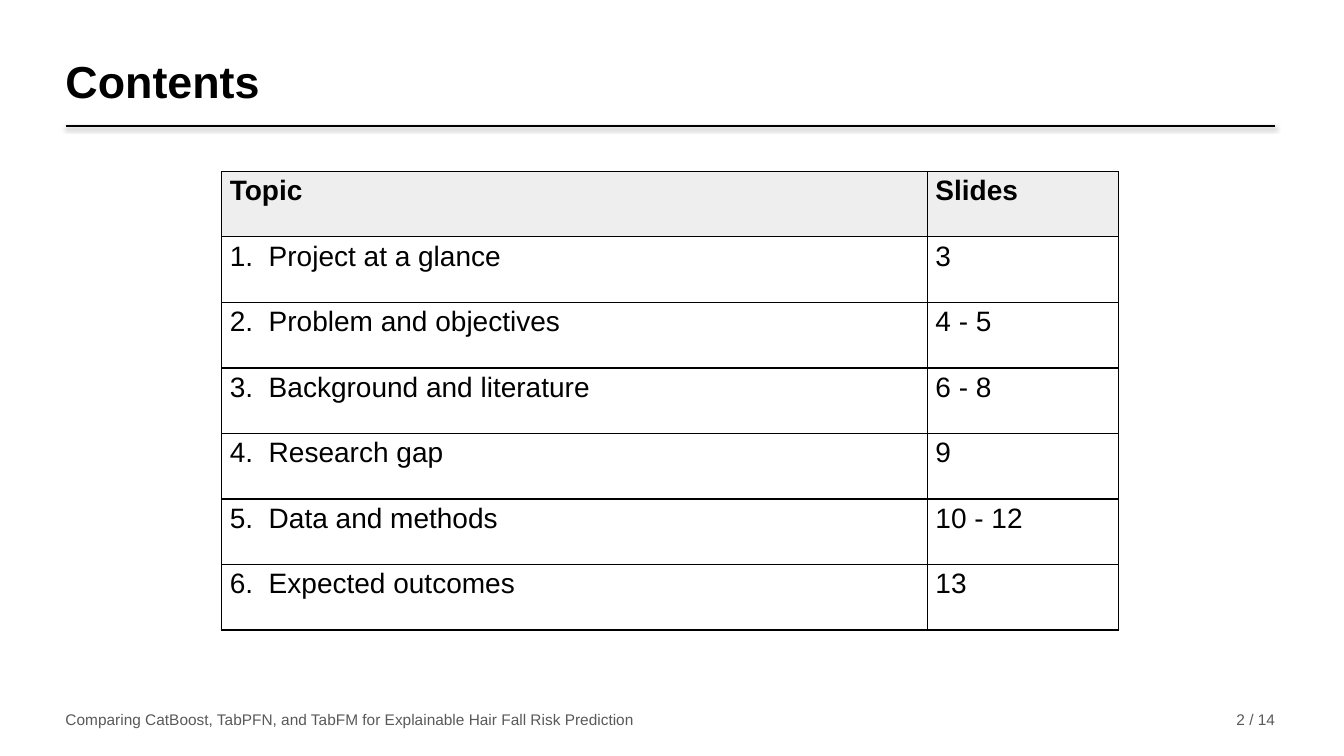
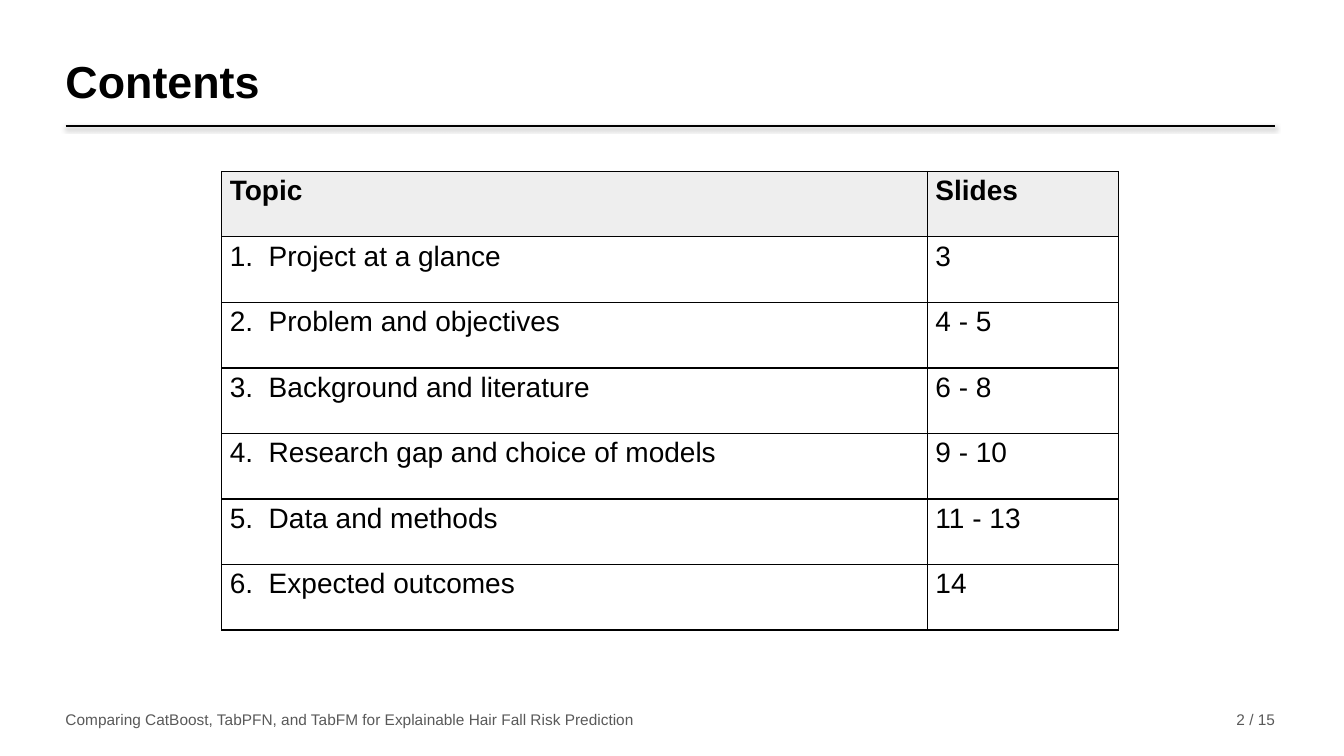
Before and after one commit to nirajanS1211/Hairfall-Thesis, a slide deck: slide 2 of Thesis_Final/Presentation/Hairfall_Presentation.pptx. Drawn at 1344x756 pixels with LibreOffice and Linux fonts; fonts in the diff are those of the drawing. Boxes give left, top, right and bottom in pixels: in the first picture for what was removed or moved away, otherwise in the second. Text is boxed around its words. In the diff, an @@ line names an element or a change of style, - is before the commit and + after.

```diff
--- a/Thesis_Final/Presentation/Hairfall_Presentation.pptx
+++ b/Thesis_Final/Presentation/Hairfall_Presentation.pptx
@@ table at box(222, 171, 1119, 630) @@
-row 5, column 1: 4. Research gap
+row 5, column 1: 4. Research gap and choice of models
-row 5, column 2: 9
+row 5, column 2: 9 - 10
-row 6, column 2: 10 - 12
+row 6, column 2: 11 - 13
-row 7, column 2: 13
+row 7, column 2: 14
@@ text at box(1236, 714, 1275, 725): text changed @@
-2 / 14
+2 / 15
```
Also in this commit, not shown: 11 other slides changed, 2 slides added, 1 slide removed, 2 other files.
